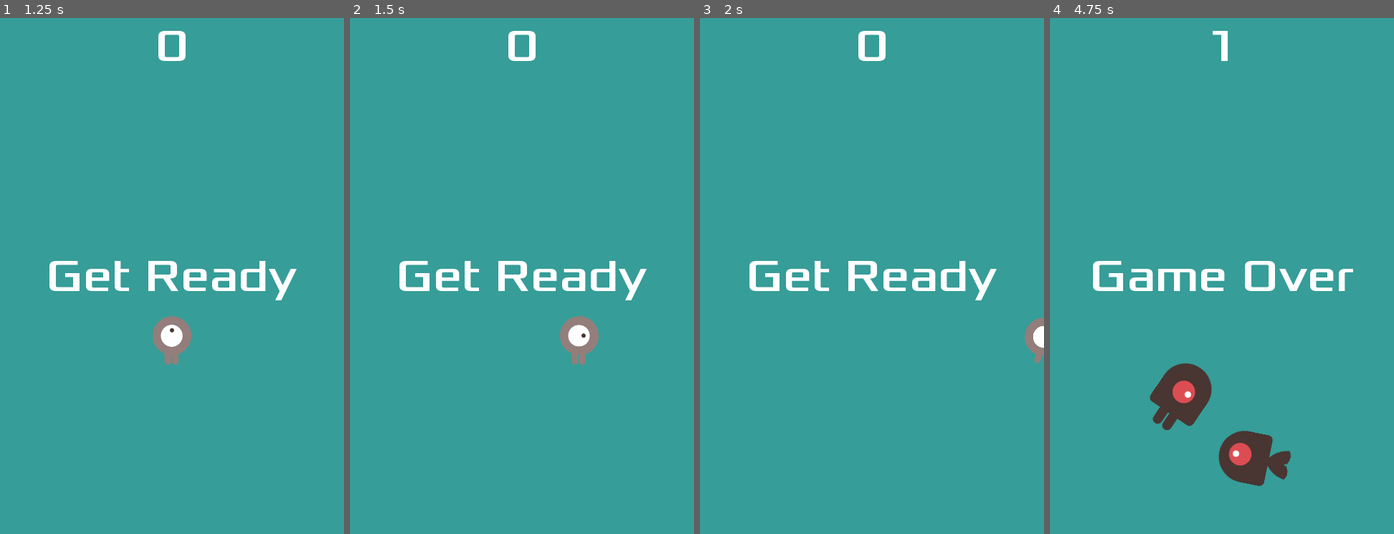
Above: before the commit, frames 1-4 (left to right).
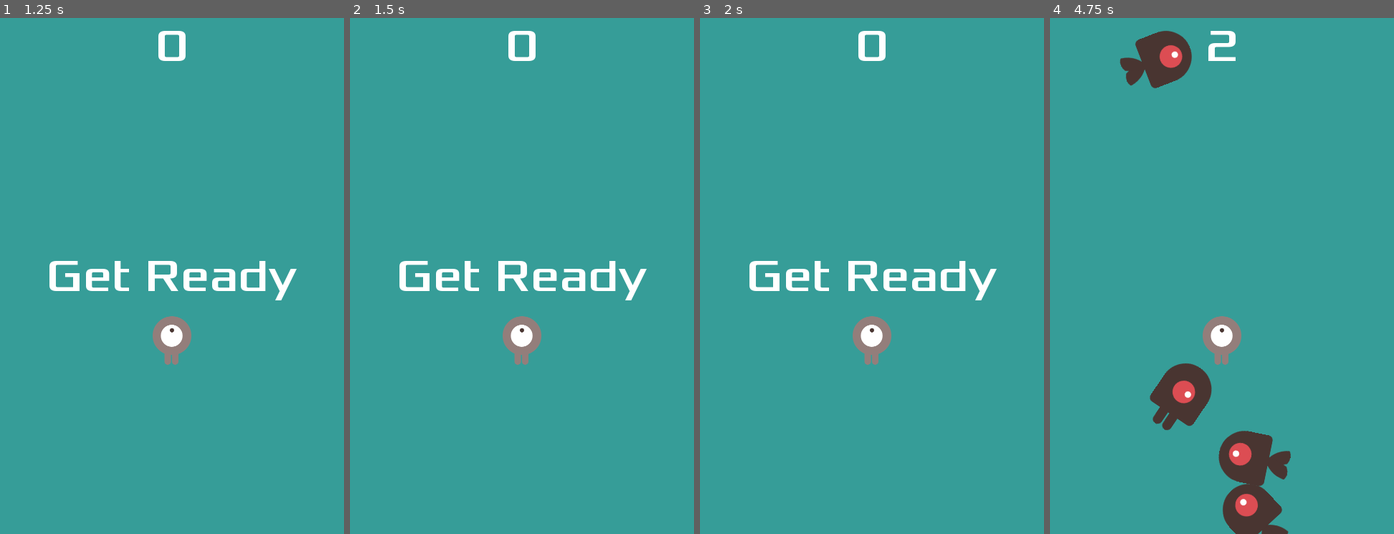
Above: after the commit, the same moments.

Repository: abcghy/GodotDemo
Game: Godot game, scene res://Main.tscn
The game is run twice, just before and just after one commit, with the same random seed, the same clock (stepped at 60 frames per second) and the same inputs.
Inputs:
- Up to frame 1 (1.25 s): click "Start" at 0.5 s
- Up to frame 2 (1.5 s): tap Enter at 1.25 s; hold Right (ui_right) from 1.28 s (still down)
- Up to frame 3 (2 s): keep holding Right (ui_right)
- Up to frame 4 (4.75 s): release Right (ui_right) at 2.03 s; hold Down (ui_down) 2.03-2.78 s; hold Right (ui_right) 2.78-3.53 s; hold Up (ui_up) 3.53-4.28 s; hold Left (ui_left) from 4.28 s (still down)

Frame 1 is identical in both runs. In frame 2, 1.5% of the frame differs, in the area x 44-73%, y 57-68%; in frame 3, 1.1%; in frame 4, 5.6%, in the area x 12-89%, y 2-100%.

Commit message:
change it to controller input

Diff:
--- a/Panel.gd
+++ b/Panel.gd
@@ -11,15 +11,21 @@
 
 func _process(delta):
 	var velocity = Vector2()
-	if Input.is_action_pressed("ui_down"):
-		velocity.y += 1
-	if Input.is_action_pressed("ui_up"):
-		velocity.y -= 1
-	if Input.is_action_pressed("ui_right"):
-		velocity.x += 1
-	if Input.is_action_pressed("ui_left"):
-		velocity.x -= 1
-	if velocity.length() > 0:
+#	if Input.is_action_pressed("ui_down"):
+#		velocity.y += 1
+#	if Input.is_action_pressed("ui_up"):
+#		velocity.y -= 1
+#	if Input.is_action_pressed("ui_right"):
+#		velocity.x += 1
+#	if Input.is_action_pressed("ui_left"):
+#		velocity.x -= 1
+	var left_horizontal = Input.get_joy_axis(0, JOY_AXIS_0) # Horizontal
+	var left_vertical = Input.get_joy_axis(0, JOY_AXIS_1)
+	velocity.x += left_horizontal
+	velocity.y += left_vertical
+#	print("horizontal: ", left_horizontal, ", vertical: ", left_vertical)
+
+	if velocity.length() > 0.1:
 		velocity = velocity.normalized() * speed
 		$AnimatedSprite.play()
 	else:
@@ -29,14 +35,15 @@
 	position.x = clamp(position.x, 0, screen_size.x)
 	position.y = clamp(position.y, 0, screen_size.y)
 
-	if velocity.x != 0:
-		# 有横向运动欸！
-		$AnimatedSprite.animation = "right"
-		$AnimatedSprite.flip_v = false
-		$AnimatedSprite.flip_h = velocity.x < 0
-	elif velocity.y != 0:
-		$AnimatedSprite.animation = "up"
-		$AnimatedSprite.flip_v = velocity.y > 0
+	if abs(velocity.x) > abs(velocity.y):
+		if velocity.length() > 0.1:
+			$AnimatedSprite.animation = "right"
+			$AnimatedSprite.flip_v = false
+			$AnimatedSprite.flip_h = velocity.x < 0
+	else:
+		if velocity.length() > 0.1:
+			$AnimatedSprite.animation = "up"
+			$AnimatedSprite.flip_v = velocity.y > 0
 
 
 func _on_Player_body_entered(body):
